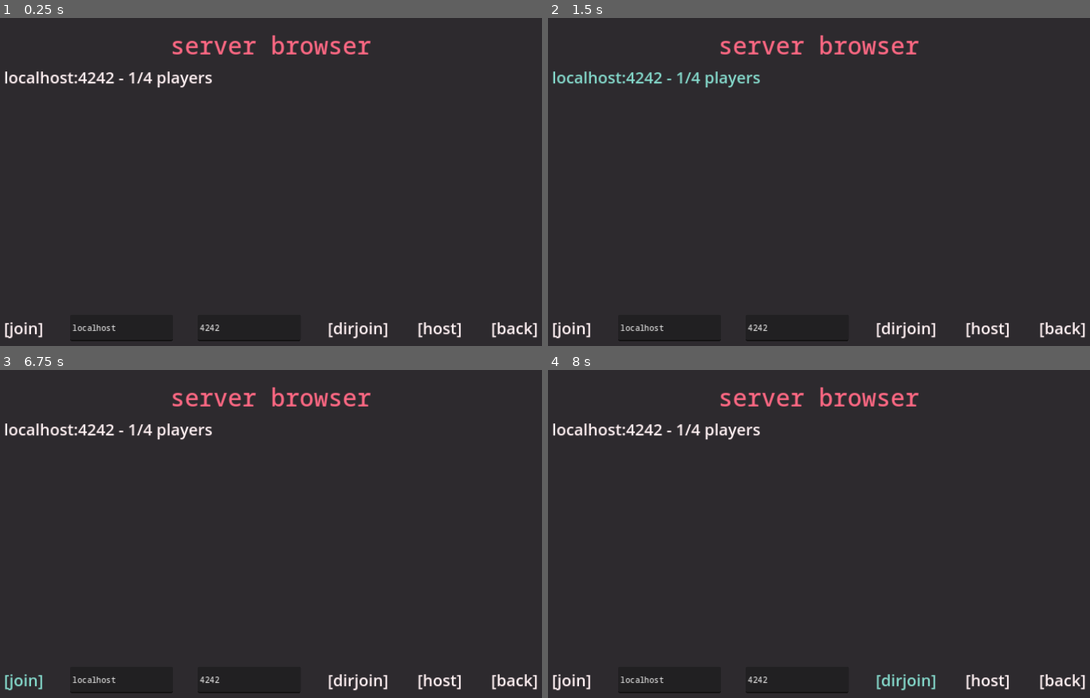
Above: before the commit, frames 1-4 (two rows, left to right).
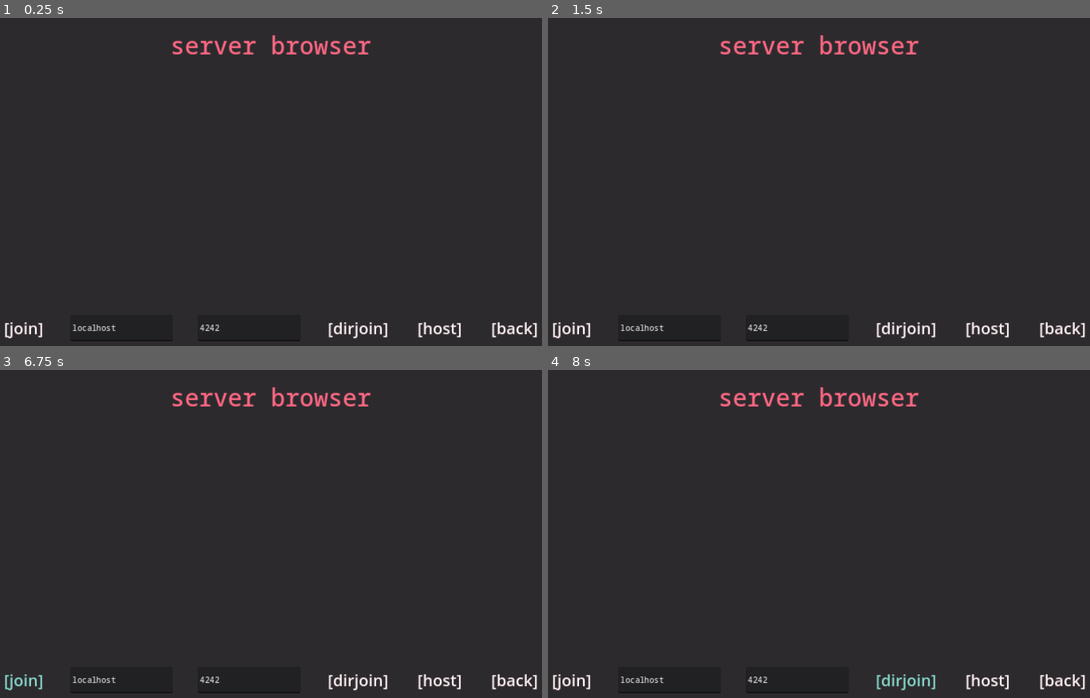
Above: after the commit, the same moments.

Repository: 4efk/new-mp-game
Game: Godot game, scene res://Menu/main_menu.tscn
Same seed, same stepped clock (60 frames per second), same inputs: the game is played once before the commit and once after it.
Inputs (mouse positions are in pixels of both pictures, inside the frame that each line leads up to):
- Up to frame 1 (0.25 s): no input
- Up to frame 2 (1.5 s): tap Enter at 0.5 s; click (656, 77) at 1.25 s, where only the run before the commit has a clickable "localhost:4242 - 1/4 players"
- Up to frame 3 (6.75 s): click "[host]" at 2 s; click "[ready]" at 2.75 s; click "[ready]" at 3.5 s; click "[leave]" at 4.25 s; click "[back]" at 5 s; click "[play]" at 5.75 s; click "[join]" at 6.5 s
- Up to frame 4 (8 s): click "[dirjoin]" at 7.25 s

The runs differ from the first frame. In frame 1, 0.7% of the frame differs, in the area x 0-40%, y 16-22%; in frame 2, 0.7%; in frame 3, 0.7%; in frame 4, 0.7%.

Commit message:
server detection work

Diff:
--- a/src/Menu/main_menu.gd
+++ b/src/Menu/main_menu.gd
@@ -37,9 +37,21 @@
 
 func _process(delta: float) -> void:
 	# server browser ui
-	#for available_server in Networking.available_servers:
-		#if server_list.has
-
+	for available_server in Networking.available_servers:
+		if !server_list.has_node(available_server):
+			var server_button_instance = server_browser_server_button.instantiate()
+			server_button_instance.name = available_server
+			server_button_instance.text = available_server
+			server_button_instance.ip_address = Networking.available_servers[available_server][0]
+			server_button_instance.port = Networking.available_servers[available_server][1]
+			server_list.add_child(server_button_instance)
+			print(1)
+	for server_button in server_list.get_children():
+		print
+		if not str(server_button.name) in Networking.available_servers.keys():
+			server_button.queue_free()
+			print(2)
+	#
 	# lobby ui
 	for node in players_grid.get_children():
 		if str(node.name).begins_with('Player'):
